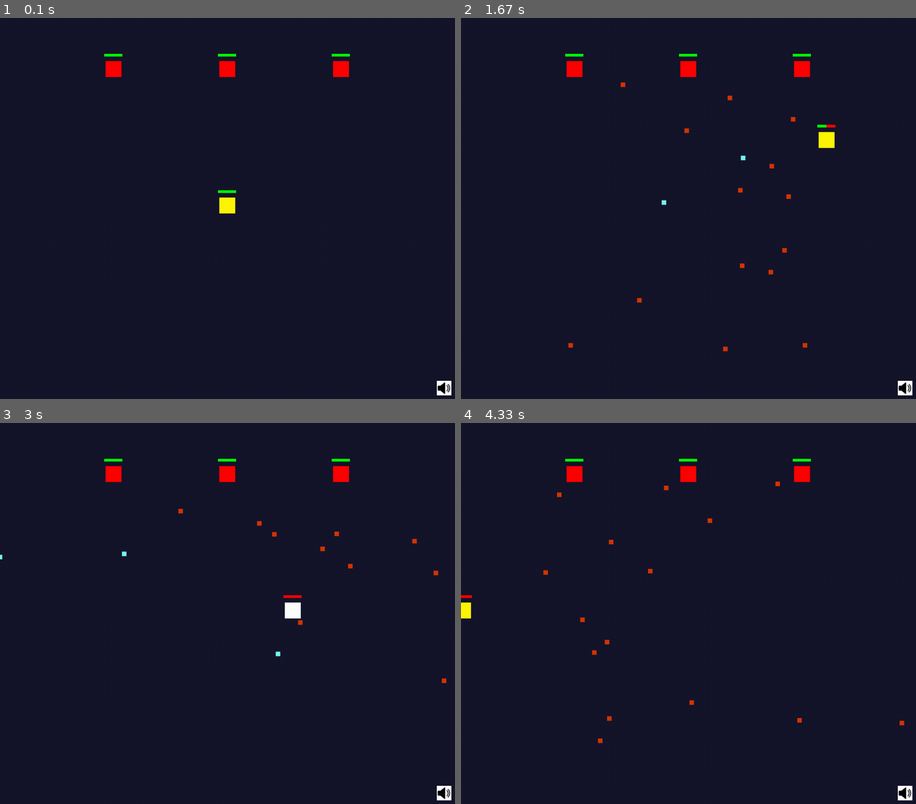
Above: before the commit, frames 1-4 (two rows, left to right).
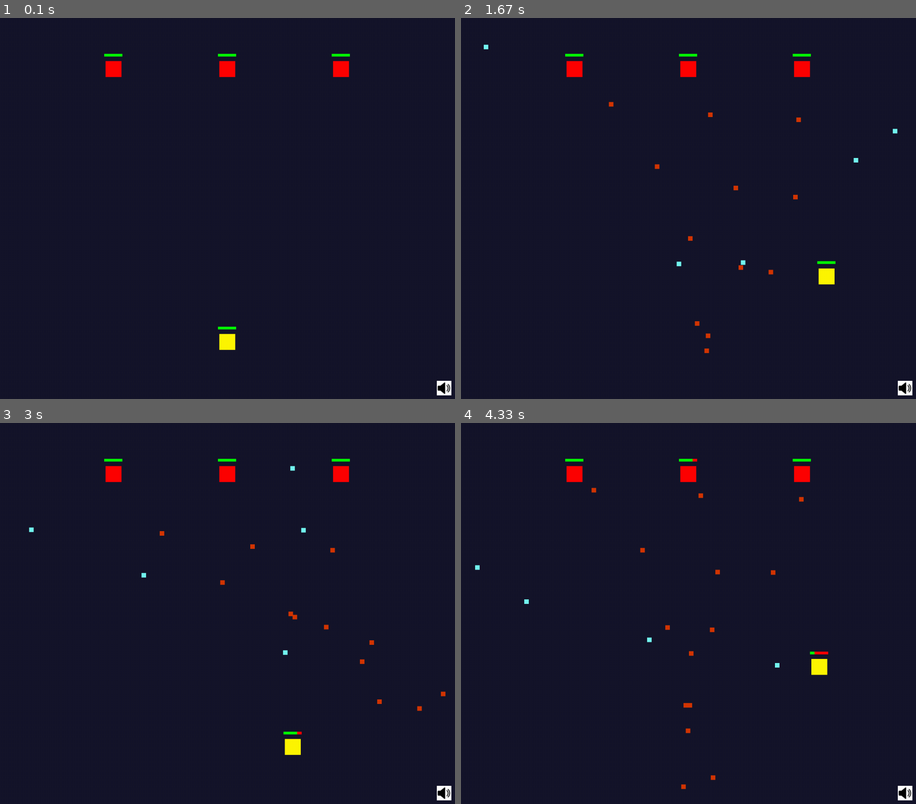
Above: after the commit, the same moments.

Repository: LuizBudeu/Pygame
Game: pygame game, started from BulletHell/main.py
Two runs of this game, one before a commit and one after it. Both use one fixed random seed, a clock stepped at 60 frames per second and the inputs below.
Inputs (mouse positions are in pixels of both pictures, inside the frame that each line leads up to):
- Up to frame 1 (0.1 s): no input
- Up to frame 2 (1.67 s): tap Space at 0.33 s; hold D 0.67-1.13 s; move the mouse to (834, 193) at 0.7 s; hold W 1.17-1.47 s; move the mouse to (579, 208) at 1.2 s; hold D from 1.5 s (still down); move the mouse to (547, 147) at 1.53 s
- Up to frame 3 (3 s): release D at 1.97 s; hold A 2-2.53 s; move the mouse to (295, 476) at 2.03 s; hold S 2.57-2.87 s; move the mouse to (282, 643) at 2.6 s; hold A from 2.9 s (still down); move the mouse to (236, 480) at 2.93 s
- Up to frame 4 (4.33 s): release A at 3.3 s; hold W 3.33-3.7 s; move the mouse to (524, 598) at 3.37 s; hold D from 3.73 s (still down); move the mouse to (693, 651) at 3.77 s

The runs differ from the first frame. In frame 1, 0.4% of the frame differs, in the area x 47-52%, y 45-88%; in frame 2, 0.8%, in the area x 5-96%, y 7-88%; in frame 3, 0.8%; in frame 4, 0.8%.

Commit message:
more enemies

Diff:
--- a/BulletHell/game.py
+++ b/BulletHell/game.py
@@ -92,8 +92,8 @@
             self.clock.tick(120)
 
     def init_game(self):
-        self.player = Player(WINDOW_SIZE[0]/2, WINDOW_SIZE[1]/2, 35, 35, YELLOW, 'player', max_health=100)
-        self.player.set_center_position((WINDOW_SIZE[0]/2, WINDOW_SIZE[1]/2))
+        self.player = Player(0, 0, 35, 35, YELLOW, 'player', max_health=100)
+        self.player.set_center_position((WINDOW_SIZE[0]/2, WINDOW_SIZE[1]/2+300))
 
         enemies = [Enemy(0, 0, 35, 35, RED, 'enemy', max_health=100) for i in range(3)]
 
@@ -116,7 +116,7 @@
 
         self.enemy_bullet_ready = pygame.USEREVENT + 1
 
-        pygame.time.set_timer(self.enemy_bullet_ready, 250) # TODO?
+        pygame.time.set_timer(self.enemy_bullet_ready, 250) # TODO cada inimigo com próprio firerate?
 
         self.player_dash_ready = pygame.USEREVENT + 2
         pygame.time.set_timer(self.player_dash_ready, 0)
@@ -134,6 +134,8 @@
         self.cleanup()
 
     def handle_player(self):
+        # Out of bounds handling
+        self.player.limit_out_of_bounds()
 
         # Dash handling
         if self.player.dashing:
--- a/BulletHell/player.py
+++ b/BulletHell/player.py
@@ -85,3 +85,13 @@
     def die(self):
         self.controls_enabled = False
         self.intangible = True
+
+    def limit_out_of_bounds(self):
+        if self.x < 0:
+            self.x = 0
+        elif self.x > WINDOW_SIZE[0] - self.width:
+            self.x = WINDOW_SIZE[0] - self.width
+        if self.y < 0:
+            self.y = 0
+        elif self.y > WINDOW_SIZE[1] - self.height:
+            self.y = WINDOW_SIZE[1] - self.height
